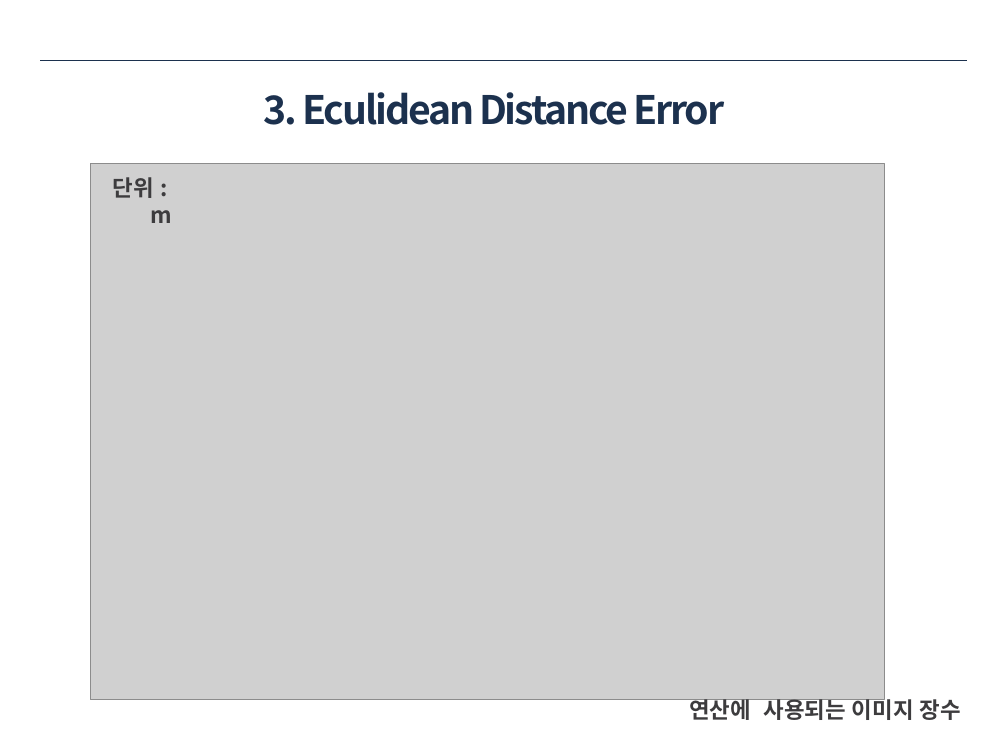
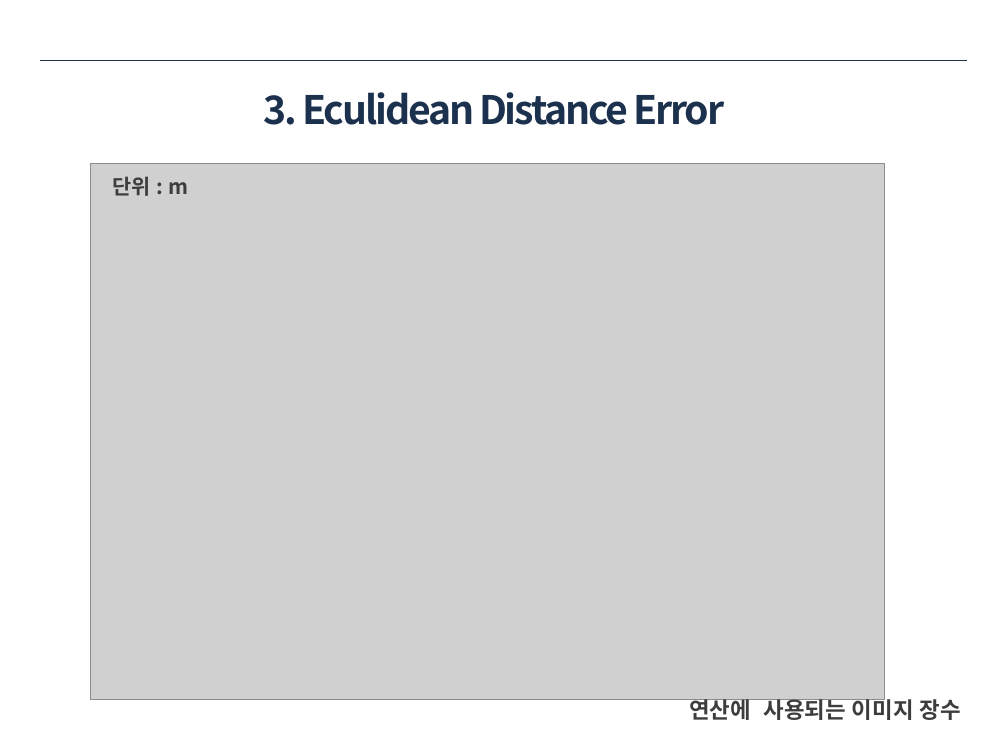
Before and after one commit to ssh6189/2021.10.30, a slide deck: slide 20 of 2021년 10월 30일 용접자동화로봇.pptx. Drawn at 1008x756 pixels with LibreOffice and Linux fonts; fonts in the diff are those of the drawing; grey boxes stand for pictures. Boxes give left, top, right and bottom in pixels: in the first picture for what was removed or moved away, otherwise in the second. Text is boxed around its words. In the diff, an @@ line names an element or a change of style, - is before the commit and + after.

```diff
--- a/2021년 10월 30일 용접자동화로봇.pptx
+++ b/2021년 10월 30일 용접자동화로봇.pptx
@@ text "단위 : m" at bbox=[113, 176, 188, 196]: size 16 to 14.8 pt @@
```
Also in this commit, not shown: 1 other slide changed.
